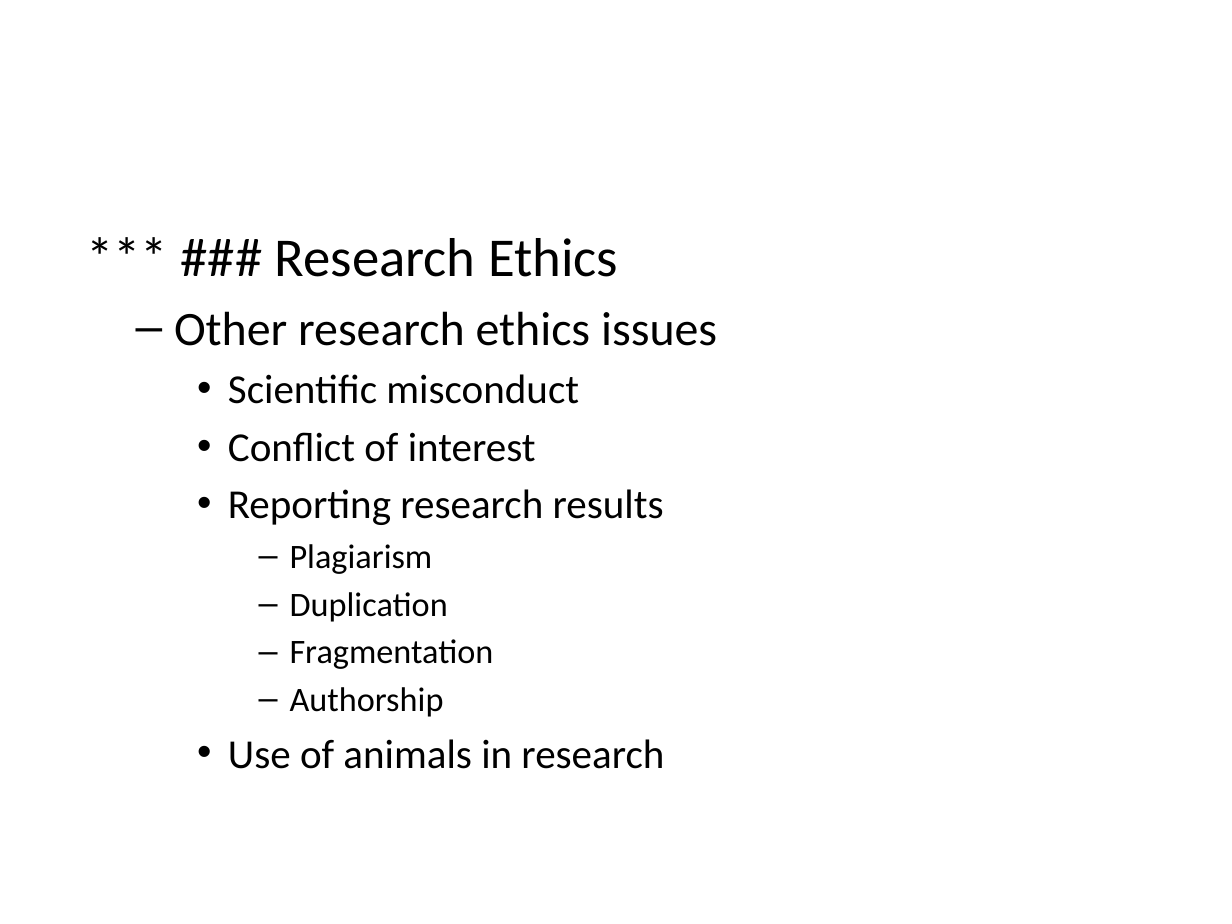
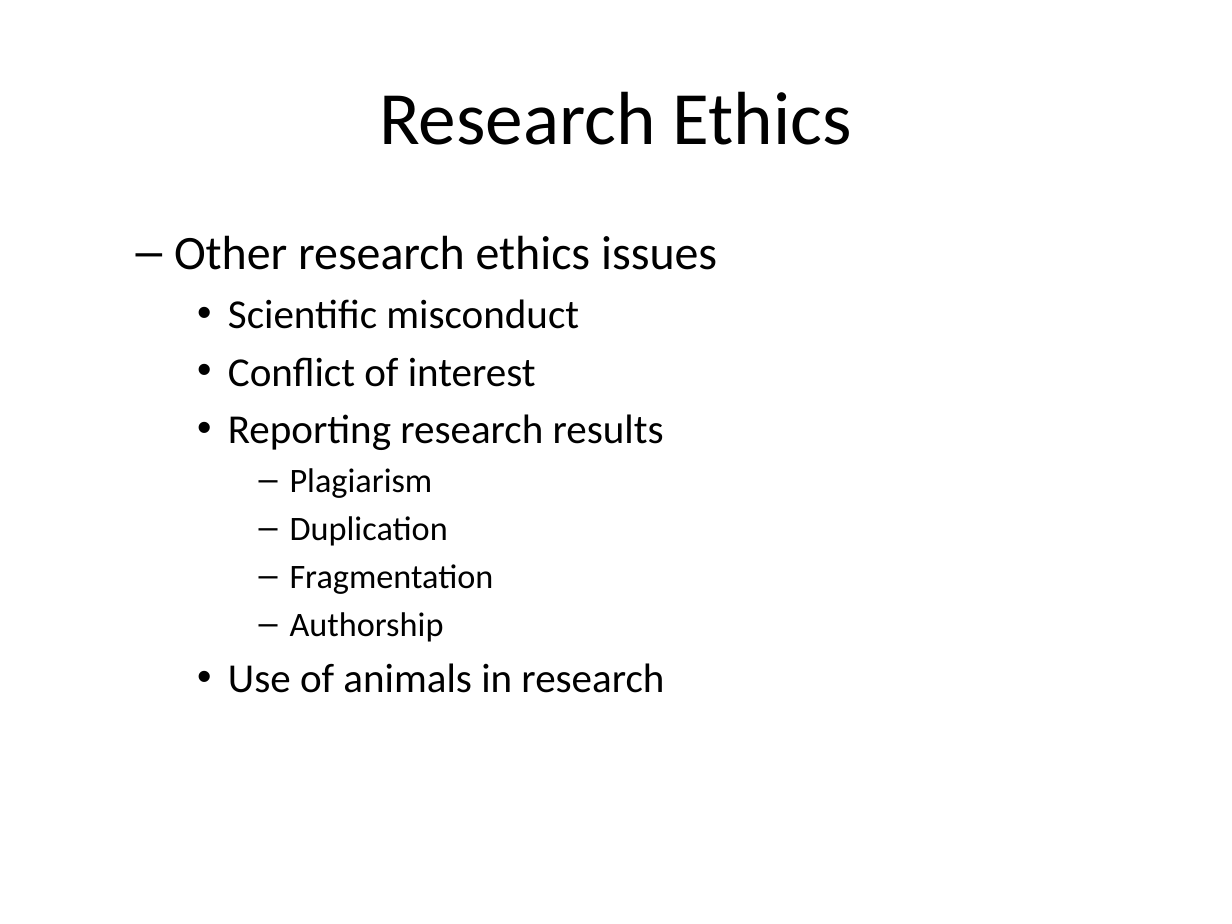
Before and after one commit to classes-medb/5510, a slide deck: slide 24 of doc/video-02-planning.pptx (slide 27 before the commit). Drawn at 1232x924 pixels with LibreOffice and Linux fonts; fonts in the diff are those of the drawing. Boxes give left, top, right and bottom in pixels: in the first picture for what was removed or moved away, otherwise in the second. Text is boxed around its words. In the diff, an @@ line names an element or a change of style, - is before the commit and + after.

```diff
--- a/doc/video-02-planning.pptx
+++ b/doc/video-02-planning.pptx
@@ title added at (x1=379, y1=91, x2=852, y2=145), 44 pt, text #000000 @@
+Research Ethics
@@ text at (x1=275, y1=238, x2=618, y2=277): paragraph removed @@
-*** ### Research Ethics
```
Also in this commit, not shown: 2 other slides changed, 2 slides added, 6 slides removed, 4 other files.
